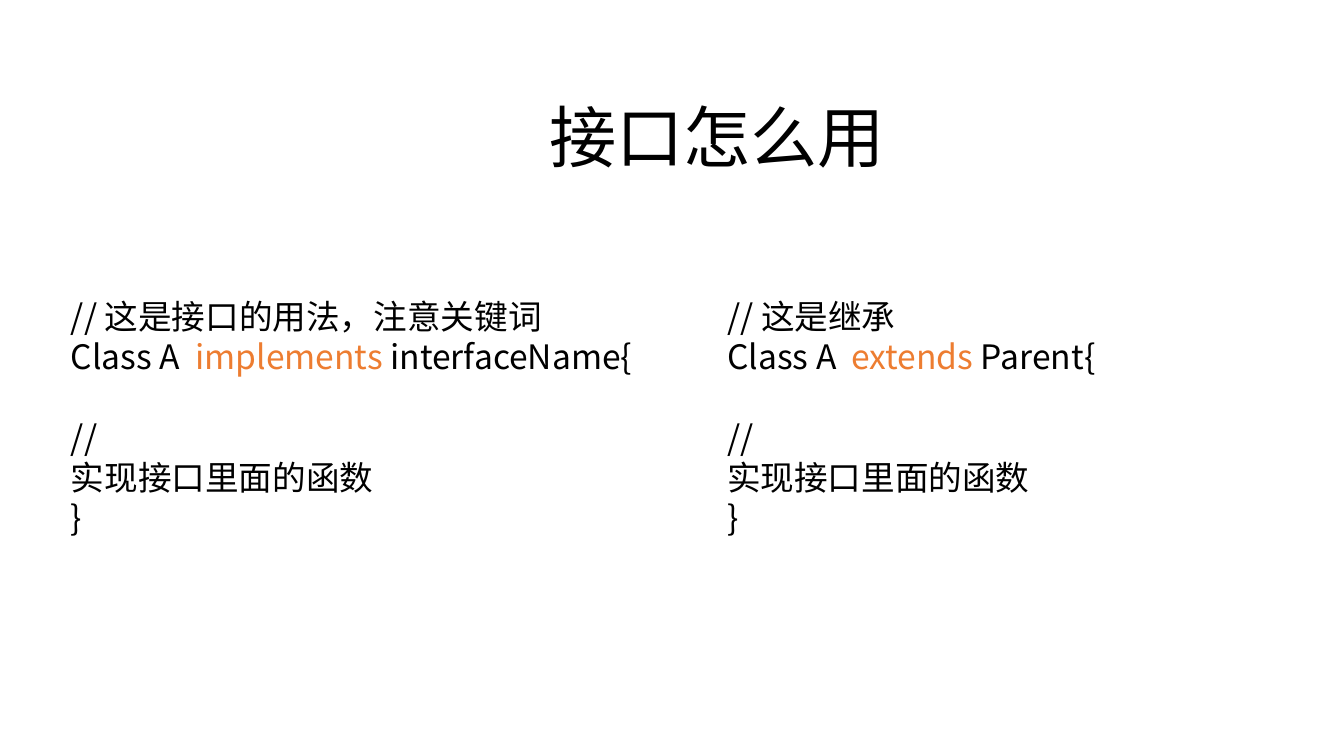
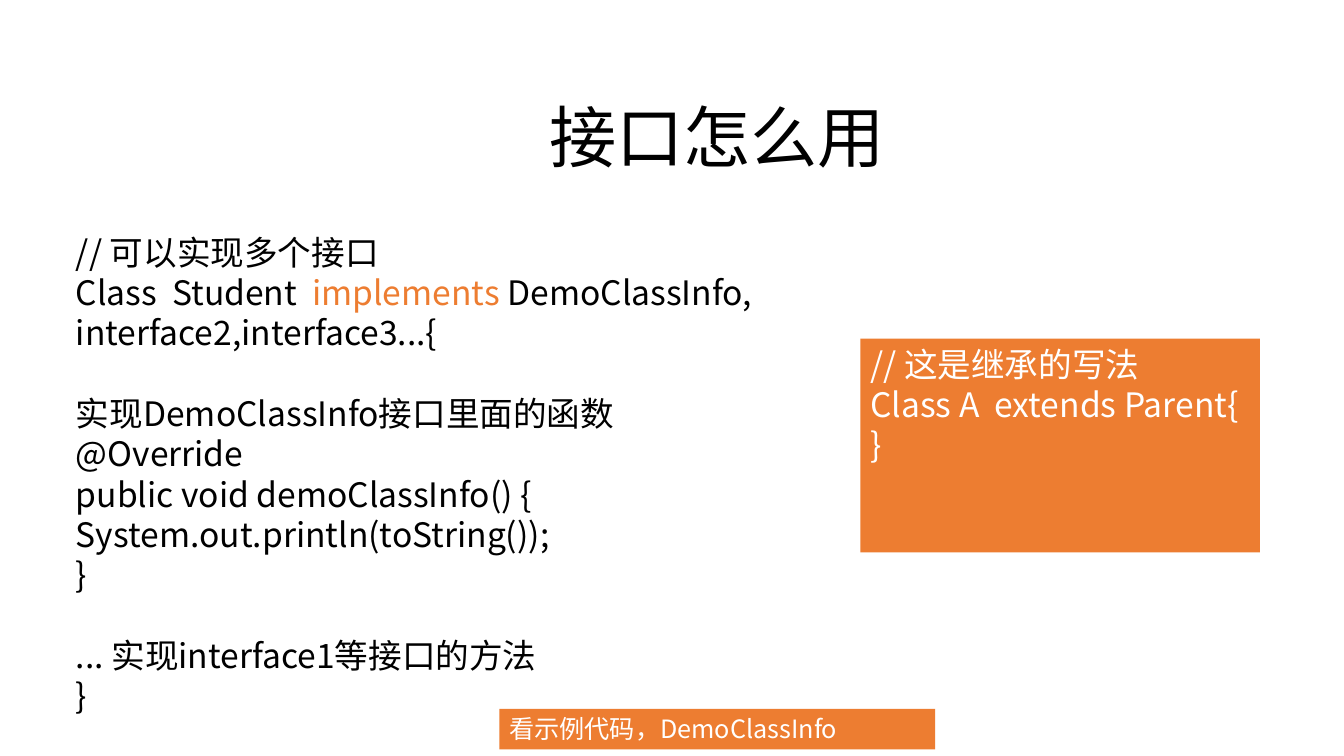
Before and after one commit to zjyesir/hmc_java_1, a slide deck: slide 16 of ppt/12.抽象类和接口.pptx. Drawn at 1344x756 pixels with LibreOffice and Linux fonts; fonts in the diff are those of the drawing; background and template pictures are left out. Boxes give left, top, right and bottom in pixels: in the first picture for what was removed or moved away, otherwise in the second. Text is boxed around its words. In the diff, an @@ line names an element or a change of style, - is before the commit and + after.

```diff
--- a/ppt/12.抽象类和接口.pptx
+++ b/ppt/12.抽象类和接口.pptx
@@ text "// 可以实现多个接口": place and size @@
-text "// 可以实现多个接口" at [71, 300, 632, 493]
+text "// 可以实现多个接口" at [76, 236, 752, 671]
@@ text at [76, 236, 752, 556]: text changed @@
-// 这是接口的用法，注意关键词
-Class A implements interfaceName{
-//
-实现接口里面的函数
+// 可以实现多个接口
+Class Student implements DemoClassInfo, interface2,interface3...{
+实现DemoClassInfo接口里面的函数
+@Override
+public void demoClassInfo() {
+System.out.println(toString());
@@ rectangle "// 这是继承的写法": place and size @@
-rectangle "// 这是继承的写法" at [727, 300, 1095, 493]
+rectangle "// 这是继承的写法" at [861, 339, 1260, 553]
@@ rectangle "// 这是继承的写法" at [861, 339, 1260, 553]: fill none to #ED7D31 @@
@@ text in rectangle at [904, 348, 1139, 380]: text changed; text colour #000000 to #FFFFFF @@
-// 这是继承
+// 这是继承的写法
@@ text in rectangle at [870, 390, 1238, 423]: text colour #000000 to #FFFFFF in "Class A Parent{", "}"; text colour #ED7D31 to #FFFFFF in "extends" @@
@@ text in rectangle at [727, 461, 1029, 493]: paragraphs removed @@
-//
-实现接口里面的函数
@@ text at [112, 639, 537, 671]: paragraphs added @@
+... 实现interface1等接口的方法
+}
@@ rectangle added at [499, 709, 935, 749], fill #ED7D31, 18 pt, text #FFFFFF @@
+看示例代码，DemoClassInfo
```
Also in this commit, not shown: 14 slides added, 2 slides removed.
